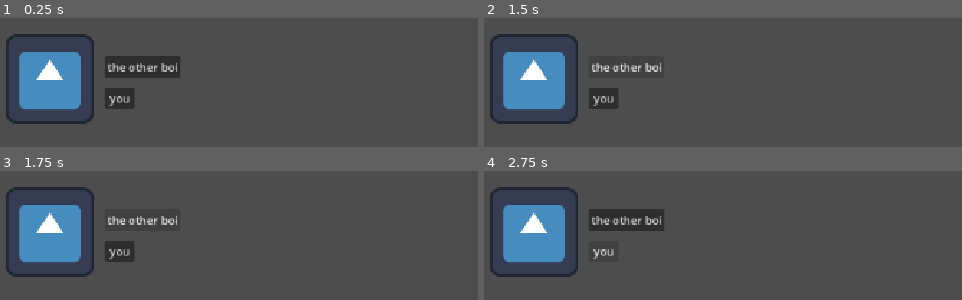
Above: before the commit, frames 1-4 (two rows, left to right).
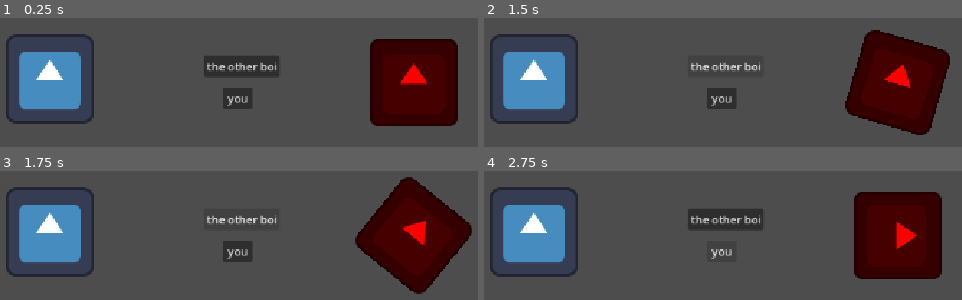
Above: after the commit, the same moments.

Repository: Manenderrr/gamejam-russian-roulette-thing
Game: Godot game, scene res://main.tscn
Same seed, same stepped clock (60 frames per second), same inputs: the game is played once before the commit and once after it. The engine's default icon, where the game draws it, is replaced by a stand-in: a white triangle on a blue panel in a dark square.
Inputs:
- Up to frame 1 (0.25 s): no input
- Up to frame 2 (1.5 s): click "you" at 0.5 s; click "the other boi" at 1.25 s
- Up to frame 3 (1.75 s): no input
- Up to frame 4 (2.75 s): click "you" at 2 s

The runs differ from the first frame. In frame 1, 19% of the frame differs, in the area x 21-96%, y 16-84%; in frame 2, 15%; in frame 3, 15%; in frame 4, 17%.
Error before the commit: Assertion failed: victory is not implemented (res://player.gd:17)

Commit message:
Rotate by 90 Degrees Roulette

Diff:
--- a/main.tscn
+++ b/main.tscn
@@ -3,25 +3,32 @@
 [ext_resource type="Texture2D" uid="uid://dcp4uql2u2vwr" path="res://icon.svg" id="1_0xm2m"]
 [ext_resource type="Script" uid="uid://caqeln6d0x07k" path="res://player.gd" id="2_h2yge"]
 
-[node name="Node2D" type="Node2D" unique_id=1789930307]
+[node name="Node2D" type="Node2D" unique_id=1789930307 node_paths=PackedStringArray("player", "enemy")]
 script = ExtResource("2_h2yge")
+player = NodePath("Player")
+enemy = NodePath("Enemy")
 
 [node name="Player" type="Sprite2D" parent="." unique_id=1684890817]
 position = Vector2(138, 497)
 texture = ExtResource("1_0xm2m")
 
+[node name="Enemy" type="Sprite2D" parent="." unique_id=1795969896]
+self_modulate = Color(1, 0, 0, 1)
+position = Vector2(662, 502)
+texture = ExtResource("1_0xm2m")
+
 [node name="Button" type="Button" parent="." unique_id=1554285466]
-offset_left = 217.0
+offset_left = 387.0
 offset_top = 509.0
-offset_right = 260.0
+offset_right = 430.0
 offset_bottom = 540.0
 text = "you"
 
 [node name="Button2" type="Button" parent="." unique_id=646937081]
-offset_left = 217.0
-offset_top = 464.0
-offset_right = 326.0
-offset_bottom = 495.0
+offset_left = 360.0
+offset_top = 463.0
+offset_right = 469.0
+offset_bottom = 494.0
 text = "the other boi"
 
 [connection signal="pressed" from="Button" to="." method="shoot_yourself"]
--- a/player.gd
+++ b/player.gd
@@ -1,20 +1,31 @@
 extends Node
 
-var currentChamber: int = 0
-var liveChamber: int = 1
+@export var player: Node2D
+@export var enemy: Node2D
+var game_ended: bool = false
+
+var tween: Tween
+
+var current_chamber: int = 0
+var live_chamber: int = 1
 
 func shoot_yourself():
-	if currentChamber == liveChamber:
-		print("you killed yourself")
-		assert(false, "death is not implemented")
+	if tween or game_ended:
+		return
+	if current_chamber == live_chamber:
+		tween = player.create_tween()
+		tween.tween_property(player, "rotation", PI / 2, 1)
 	else:
 		print("empty")
-		currentChamber = (currentChamber + 1) % 6
+		current_chamber = (current_chamber + 1) % 6
 
 func shoot_enemy():
-	if currentChamber == liveChamber:
-		print("you killed him")
-		assert(false, "victory is not implemented")
+	if tween:
+		# An animation is playing
+		return
+	if current_chamber == live_chamber:
+		tween = enemy.create_tween()
+		tween.tween_property(enemy, "rotation", PI / 2, 1)
 	else:
 		print("empty")
-		currentChamber = (currentChamber + 1) % 6
+		current_chamber = (current_chamber + 1) % 6
